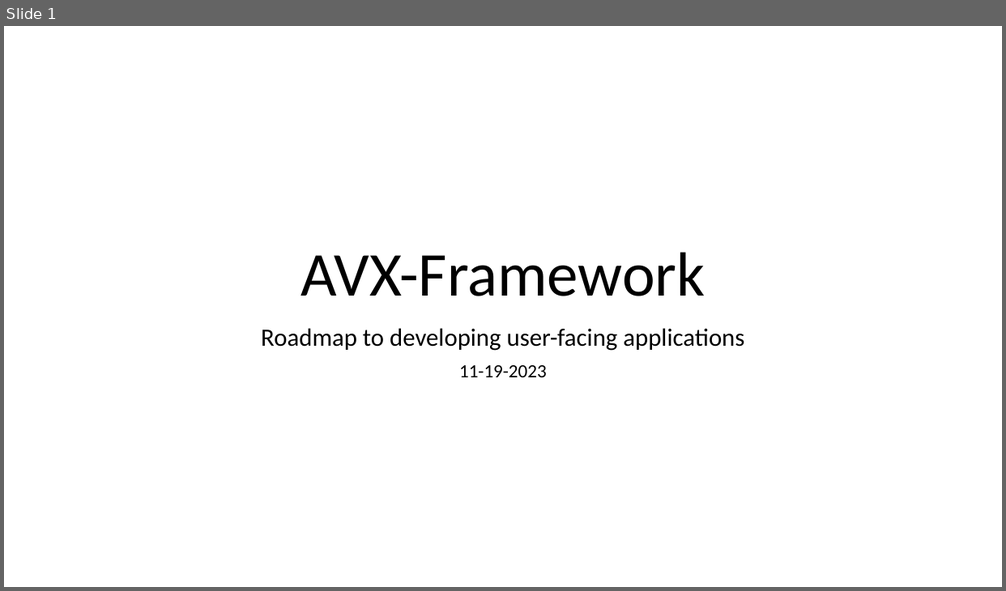
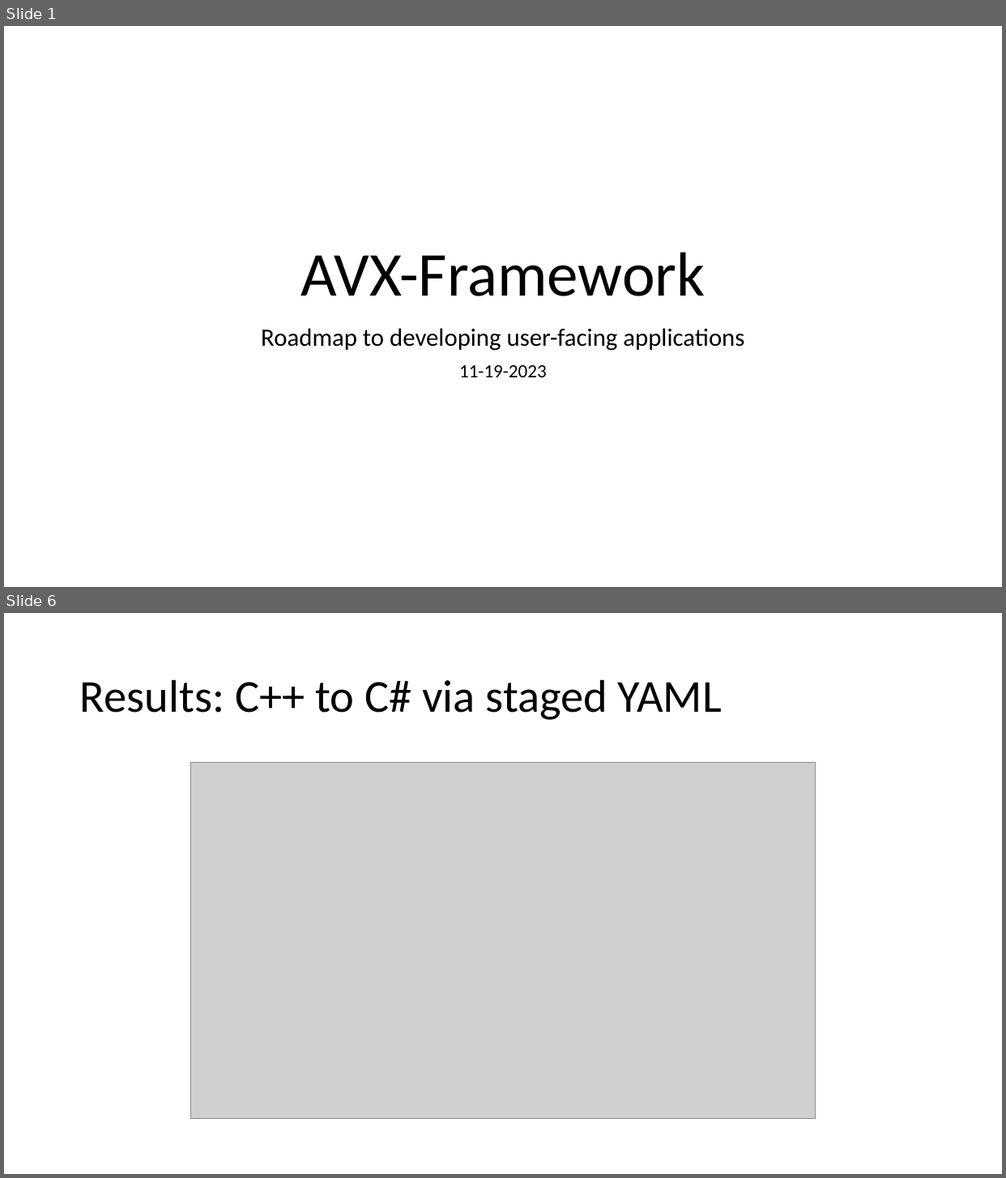
Before and after one commit to AV-Text/AVX, a slide deck: AVXSearch/AVX-Framework.pptx. Shown one above the other, each under a label of ours: slide 1 before the commit, slides 1 and 6 after it; the slides between them are not shown. The pictures are 1006x591 and 1006x1178 pixels, drawn with LibreOffice and Linux fonts; fonts in the diff are those of the drawing; grey boxes stand for pictures. Boxes give left, top, right and bottom in pixels: in the first picture for what was removed or moved away, otherwise in the second. Text is boxed around its words. In the diff, an @@ line names an element or a change of style, - is before the commit and + after.

Commit message:
Design now uses YAML in lieu of flatbuffers: implementation to follow.

```diff
--- a/AVXSearch/AVX-Framework.pptx
+++ b/AVXSearch/AVX-Framework.pptx
@@ slide 6 added at box(4, 613, 1002, 1174), background #FFFFFF @@
@@ title added at box(80, 679, 722, 720), 44 pt, text #000000 @@
+Results: C++ to C# via staged YAML
@@ picture added at box(190, 763, 816, 1119) @@
```
Also in this commit, not shown: 4 slides changed, 5 other files.
